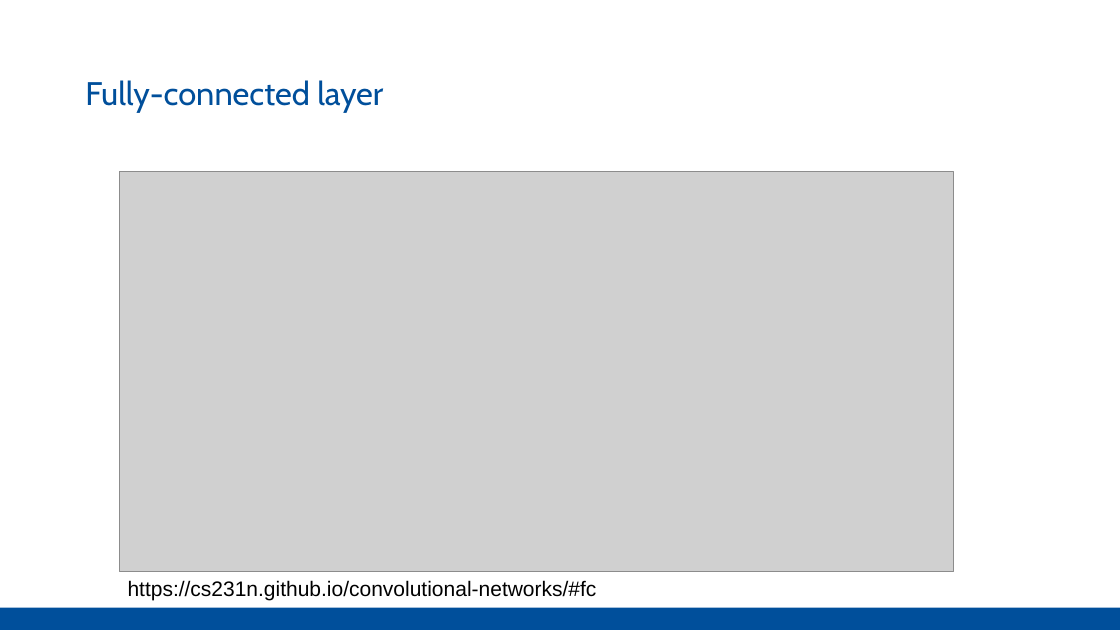
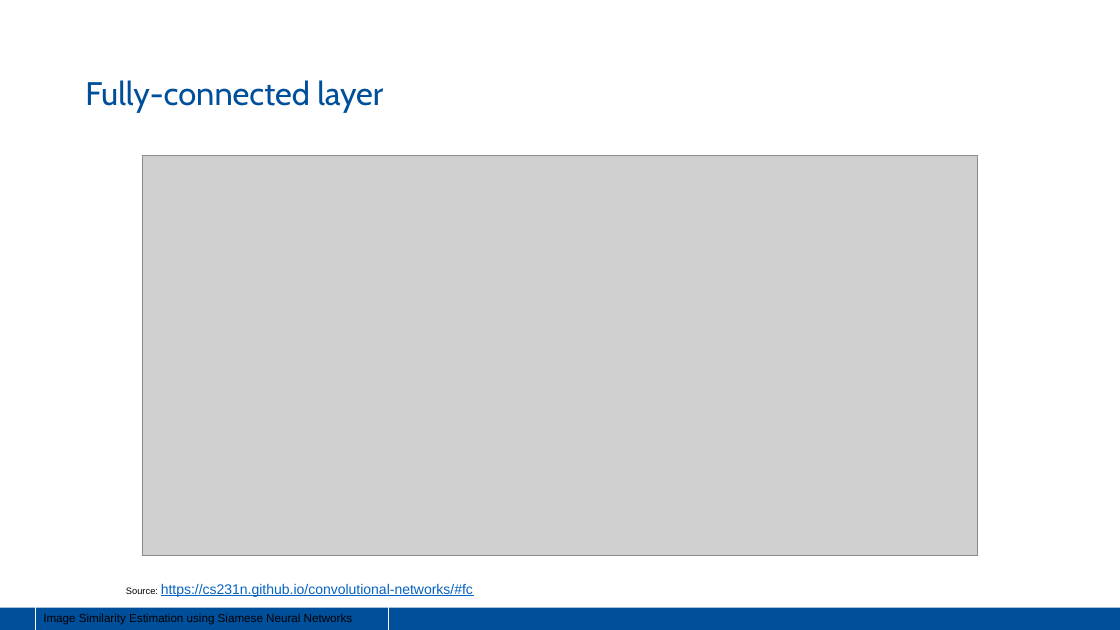
Before and after one commit to Pathi-rao/Image-Similarity-Estimation-using-Siamese-Neural-Networks, a slide deck: slide 15 of presentation.pptx (slide 13 before the commit). Drawn at 1120x630 pixels with LibreOffice and Linux fonts; fonts in the diff are those of the drawing; grey boxes stand for pictures. Boxes give left, top, right and bottom in pixels: in the first picture for what was removed or moved away, otherwise in the second. Text is boxed around its words. In the diff, an @@ line names an element or a change of style, - is before the commit and + after.

```diff
--- a/presentation.pptx
+++ b/presentation.pptx
@@ picture: place and size @@
-picture at <box>119,172,954,572</box>
+picture at <box>143,155,978,555</box>
@@ text at <box>126,584,473,597</box>: text changed; size 18 to 12 pt; text colour #000000 to #0563C1 @@
-https://cs231n.github.io/convolutional-networks/#fc
+Source: https://cs231n.github.io/convolutional-networks/#fc
@@ rectangle added at <box>35,607,389,630</box>, outline #FFFFFF 0.75 pt, 10 pt, text #000000 @@
+Image Similarity Estimation using Siamese Neural Networks
```
Also in this commit, not shown: 11 other slides changed, 22 slides added, 5 slides removed.
